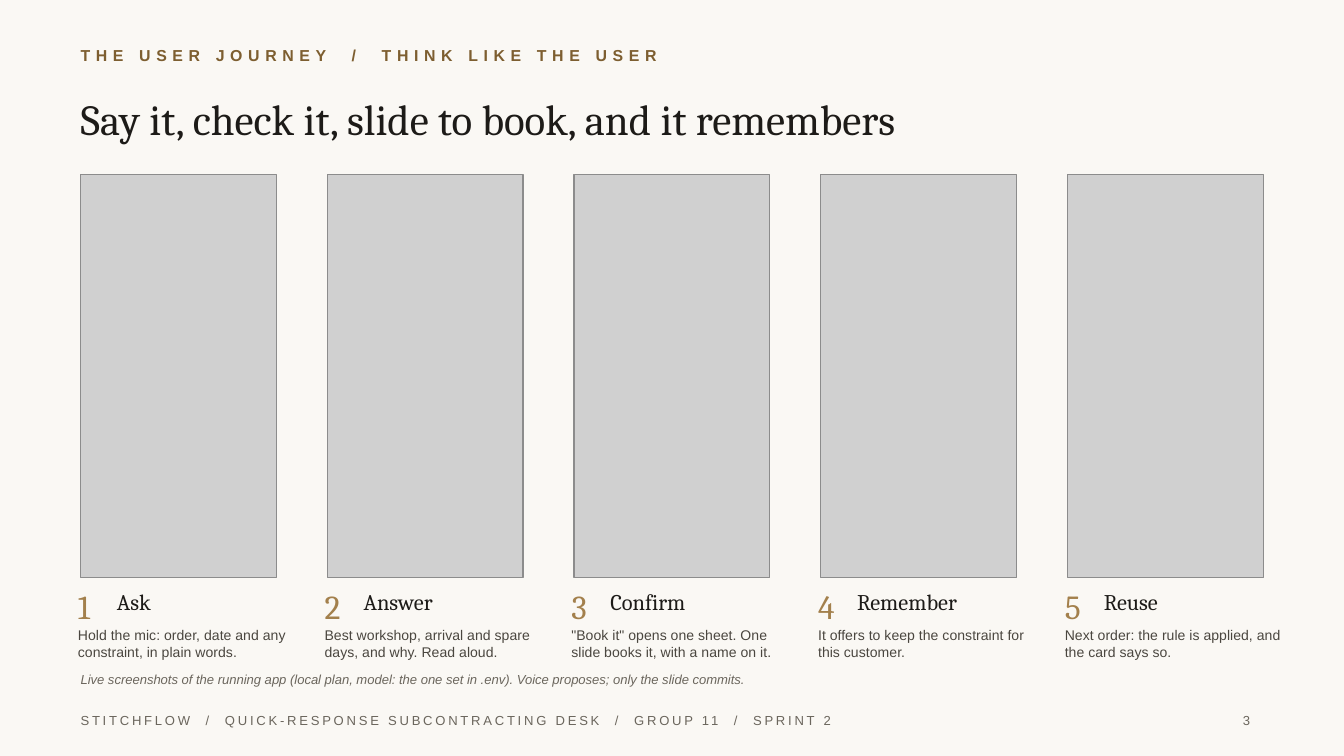
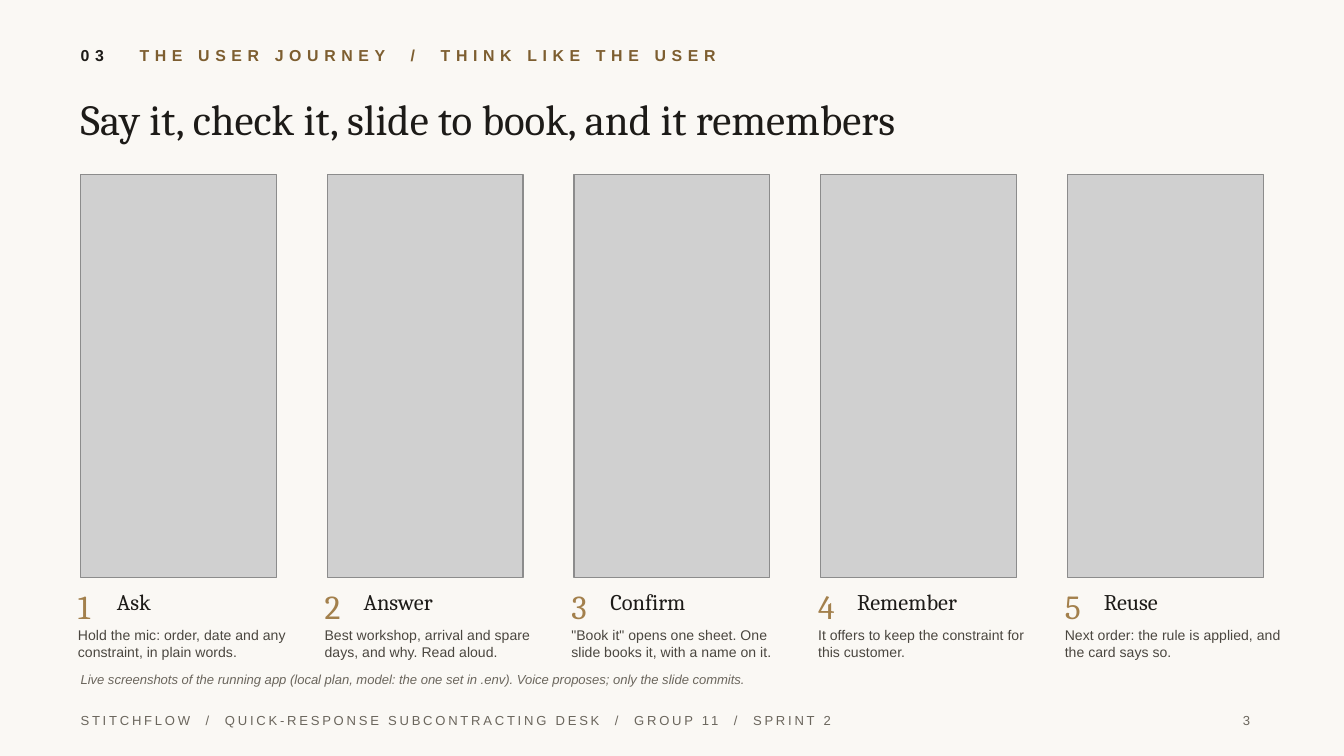
Before and after one commit to JoshuaGloor/dss5105-capstone-project, a slide deck: slide 3 of docs/slides/Presentation_Group11_Sprint2.pptx. Drawn at 1344x756 pixels with LibreOffice and Linux fonts; fonts in the diff are those of the drawing; grey boxes stand for pictures. Boxes give left, top, right and bottom in pixels: in the first picture for what was removed or moved away, otherwise in the second. Text is boxed around its words. In the diff, an @@ line names an element or a change of style, - is before the commit and + after.

```diff
--- a/docs/slides/Presentation_Group11_Sprint2.pptx
+++ b/docs/slides/Presentation_Group11_Sprint2.pptx
@@ text at (x1=81, y1=50, x2=716, y2=61): text changed @@
-THE USER JOURNEY / THINK LIKE THE USER
+03 THE USER JOURNEY / THINK LIKE THE USER
```
Also in this commit, not shown: 5 other slides changed, 3 other files.
